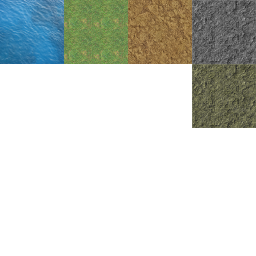
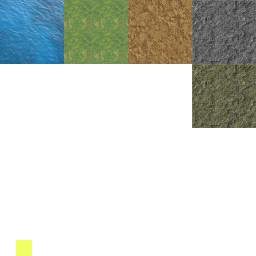
Layered file, before and after one edit (256×256). Changes by layer:
painted on "Layer" over (16, 240, 32, 256)
